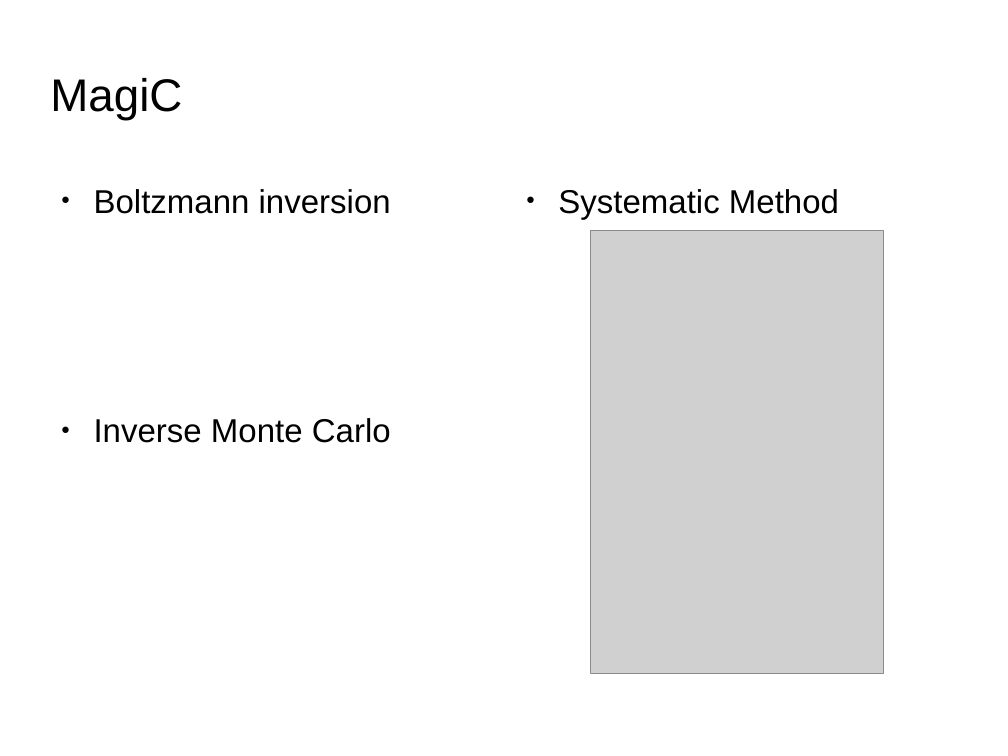
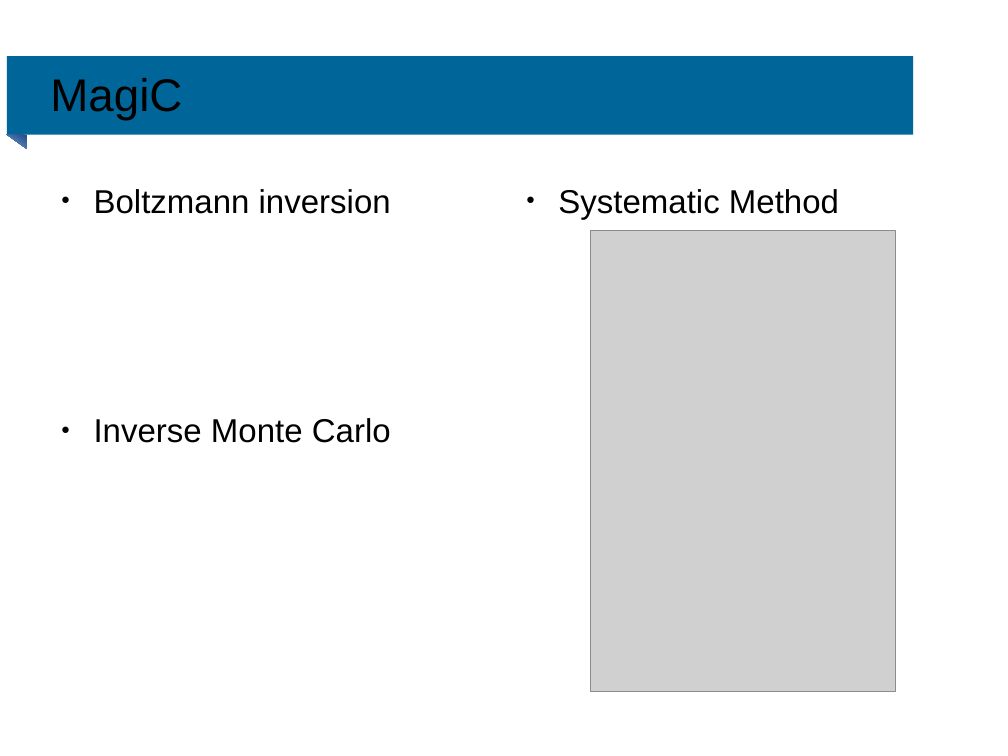
Before and after one commit to acnz/summer-prj, a slide deck: slide 5 of Slides.odp (slide 6 before the commit). Drawn at 1008x756 pixels with LibreOffice and Linux fonts; fonts in the diff are those of the drawing; grey boxes stand for pictures; background and template pictures are left out. Boxes give left, top, right and bottom in pixels: in the first picture for what was removed or moved away, otherwise in the second. Text is boxed around its words. In the diff, an @@ line names an element or a change of style, - is before the commit and + after.

```diff
--- a/Slides.odp
+++ b/Slides.odp
@@ rectangle added at (6, 56, 913, 134), fill #006699 @@
@@ right triangle added at (6, 134, 27, 149), fill gradient #204A87 to #729FCF @@
@@ picture: place and size @@
-picture at (591, 231, 885, 673)
+picture at (591, 231, 896, 692)
```
Also in this commit, not shown: 9 other slides changed, 1 slide removed.
